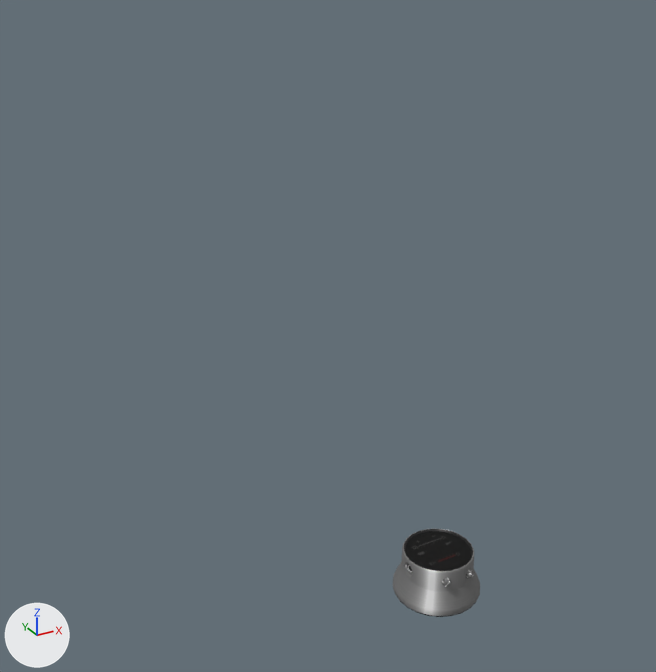
What one commit did to the glTF model vlabs2/vl.vlabs.com.ua/vlabs2/src/vlab.items/medical/equipment/TLOneStethoscope/resources/3d/TLOneStethoscope.glb.
Camera for both pictures: a 50 mm camera at (-0.22, -0.291, 0.293) aimed at (-0.022, 0.07, 0.113). Lighting does not change. The marker at lower left points along +X, +Y and +Z. Where no turn or scale is listed for an object, it has been applied to the vertices.

The older version as bpy lines, for what is in view:
```python
me_tlonestethoscopegeometry = bpy.data.meshes.new('TLOneStethoscopeGeometry')
me_tlonestethoscopegeometry.from_pydata(...)  # 538 vertices, 1016 faces; spans x -0.0214..0.0214, y -0.0214..0.0214, z 0.0..0.0232
me_tlonestethoscopegeometry.materials.append(mat_tlonestethoscopematerial)
me_tlonestethoscopeglassgeometry = bpy.data.meshes.new('TLOneStethoscopeGlassGeometry')
me_tlonestethoscopeglassgeometry.from_pydata(...)  # 24 vertices, 22 faces; spans x -0.0166..0.0166, y -0.0166..0.0166, z 0.0
me_tlonestethoscopeglassgeometry.materials.append(mat_tlonestethoscopeglassmaterial)  # black #000000
ob_tlonestethoscope = bpy.data.objects.new('TLOneStethoscope', me_tlonestethoscopegeometry)
ob_tlonestethoscope.location = (0.0, 0.0, 0.0)
ob_tlonestethoscopeglass = bpy.data.objects.new('TLOneStethoscopeGlass', me_tlonestethoscopeglassgeometry)
ob_tlonestethoscopeglass.location = (0.0, 0.0, 0.0232)
```
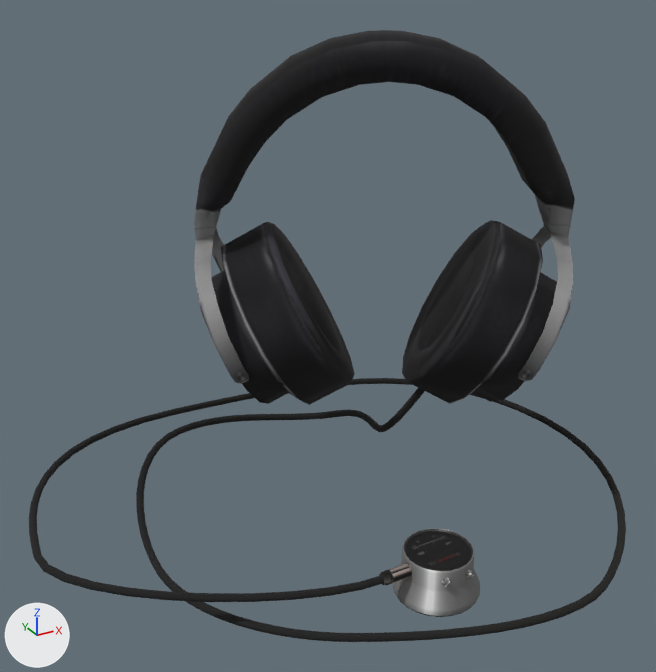
What differs and where, as boxes [x1, y1, x2, y2] in the pictures (656 x 672 px):
'TLOneStethoscope_headphones', added: after [29, 30, 626, 642]
'headphonesJack', added: after [379, 563, 412, 585]

The change, as a list of edits to the scene's bpy script:
```text
Add img_headphones_jpg:
    img_headphones_jpg = load_image('headphones.jpg', '_unpacked/headphones.jpg', 512, 512, 'sRGB')
Add img_headphones:
    img_headphones = load_image('headphones', '_unpacked/headphones', 512, 512, 'sRGB')
Add mat_headphonesmaterial_001:
    mat_headphonesmaterial_001 = bpy.data.materials.new('headphonesMaterial.001')
    # colours: white #e7e7e7
    # uses the picture img_headphones_jpg
Add mat_headphonesmaterial:
    mat_headphonesmaterial = bpy.data.materials.new('headphonesMaterial')
    # colours: white #e7e7e7
    # uses the picture img_headphones
Add me_headphonesgeometry:
    me_headphonesgeometry.from_pydata(...)  # 1228 vertices, 2364 faces; spans x -0.18..0.134, y -0.129..0.136, z -0.125..0.129
    me_headphonesgeometry.materials.append(mat_headphonesmaterial_001)
Add me_headphonesjackgeometry:
    me_headphonesjackgeometry.from_pydata(...)  # 448 vertices, 878 faces; spans x 0.0..0.0376, y -0.0033..0.0033, z -0.0033..0.0034
    me_headphonesjackgeometry.materials.append(mat_headphonesmaterial)
Add ob_tlonestethoscope_headphones:
    ob_tlonestethoscope_headphones = bpy.data.objects.new('TLOneStethoscope_headphones', me_headphonesgeometry)
    ob_tlonestethoscope_headphones.location = (0.0076, 0.0696, 0.1257)
Add ob_headphonesjack:
    ob_headphonesjack = bpy.data.objects.new('headphonesJack', me_headphonesjackgeometry)
    ob_headphonesjack.location = (-0.032, 0.0, 0.0174)
```
